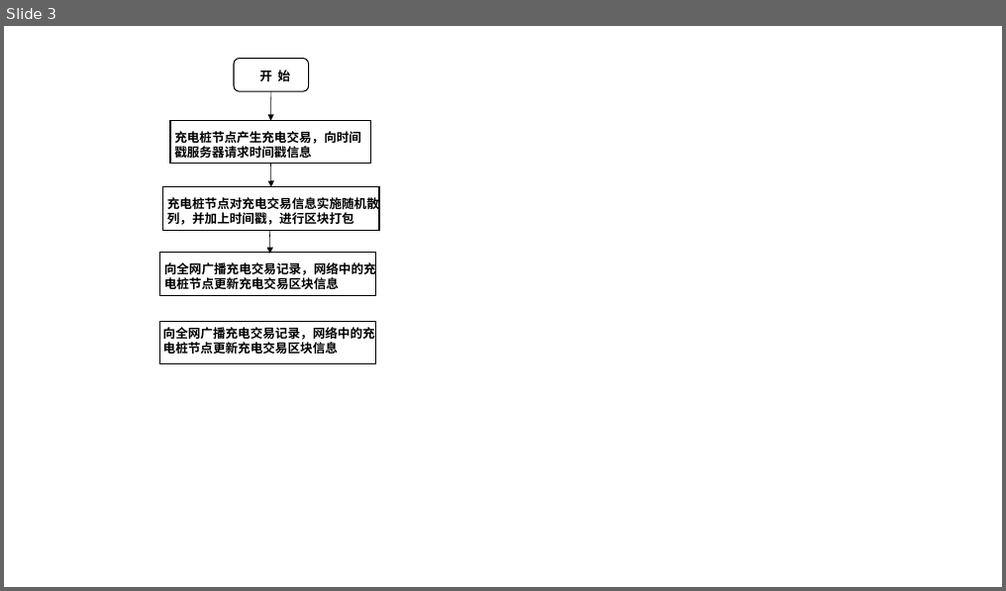
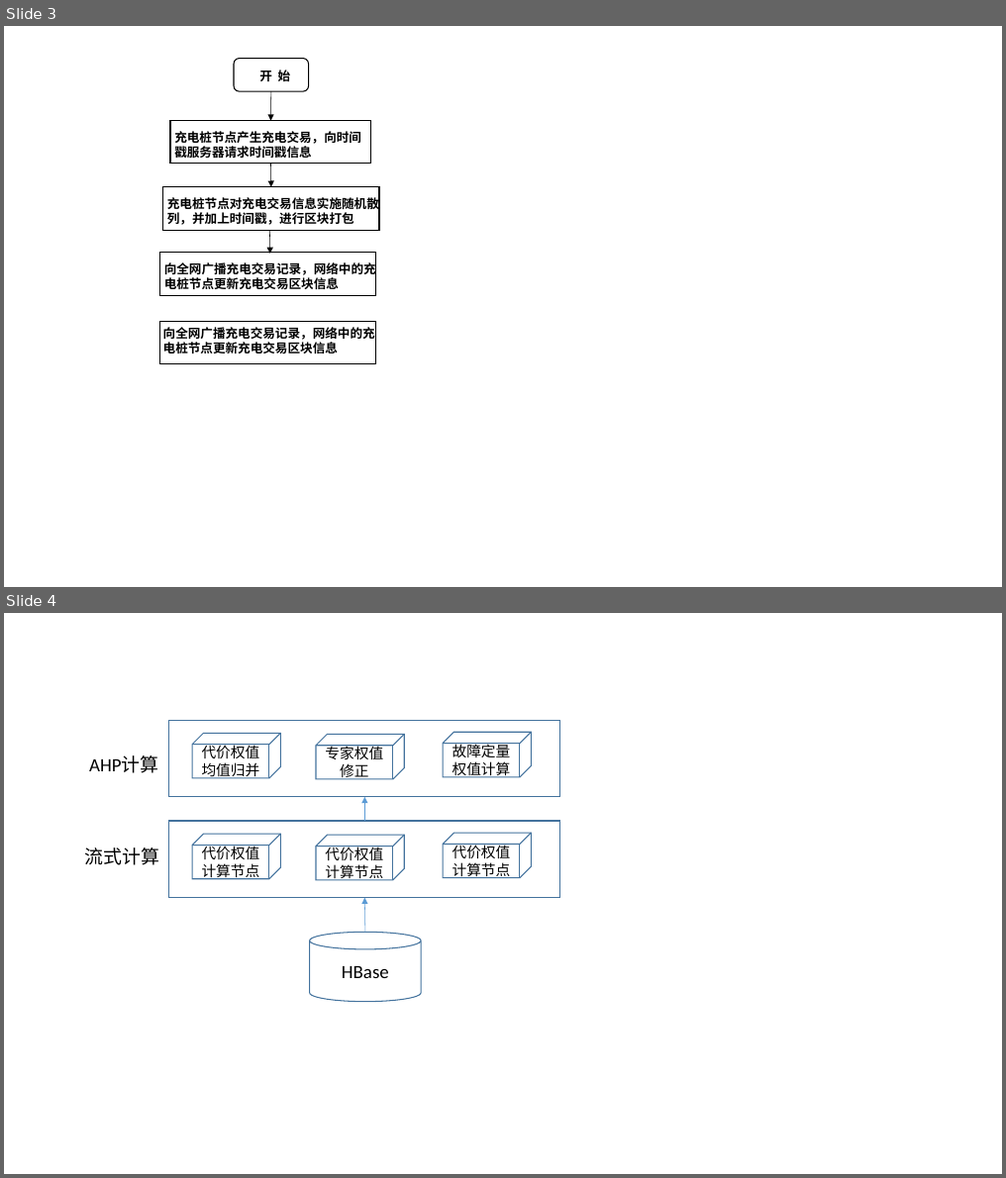
Before and after one commit to butine/work, a slide deck: wanma/patent/一种基于区块链的充电桩充电交易通讯方法及装置/交易区块结构.pptx. Shown one above the other, each under a label of ours: slide 3 before the commit, slides 3 and 4 after it. The pictures are 1006x591 and 1006x1178 pixels, drawn with LibreOffice and Linux fonts; fonts in the diff are those of the drawing. Boxes give left, top, right and bottom in pixels: in the first picture for what was removed or moved away, otherwise in the second. Text is boxed around its words. In the diff, an @@ line names an element or a change of style, - is before the commit and + after.

```diff
--- a/wanma/patent/一种基于区块链的充电桩充电交易通讯方法及装置/交易区块结构.pptx
+++ b/wanma/patent/一种基于区块链的充电桩充电交易通讯方法及装置/交易区块结构.pptx
@@ slide 4 added at (4, 613, 1002, 1174), background #FFFFFF @@
@@ rectangle added at (169, 720, 560, 797), outline #43739E 1 pt @@
@@ text added at (89, 756, 158, 773), 18 pt, text #000000 @@
+AHP计算
@@ cube added at (192, 733, 280, 777), outline #43739E 1 pt, 14 pt, text #000000 @@
+代价权值均值归并
@@ cube added at (316, 735, 405, 779), outline #43739E 1 pt, 14 pt, text #000000 @@
+专家权值修正
@@ cube added at (443, 732, 531, 777), outline #43739E 1 pt, 14 pt, text #000000 @@
+故障定量权值计算
@@ arrow added from (364, 821) to (364, 797), #5B9BD5 0.5 pt @@
@@ text added at (85, 848, 160, 865), 18 pt, text #000000 @@
+流式计算
@@ rectangle added at (169, 821, 560, 898), outline #43739E 1 pt @@
@@ cube added at (192, 834, 280, 878), outline #43739E 1 pt, 14 pt, text #000000 @@
+代价权值计算节点
@@ cube added at (316, 836, 405, 880), outline #43739E 1 pt, 14 pt, text #000000 @@
+代价权值计算节点
@@ cube added at (443, 833, 531, 878), outline #43739E 1 pt, 14 pt, text #000000 @@
+代价权值计算节点
@@ arrow added from (365, 932) to (364, 898), #5B9BD5 0.5 pt @@
@@ cylinder added at (310, 932, 421, 1001), outline #43739E 1 pt, 18 pt, text #000000 @@
+HBase
```
Also in this commit, not shown: 6 other files.
